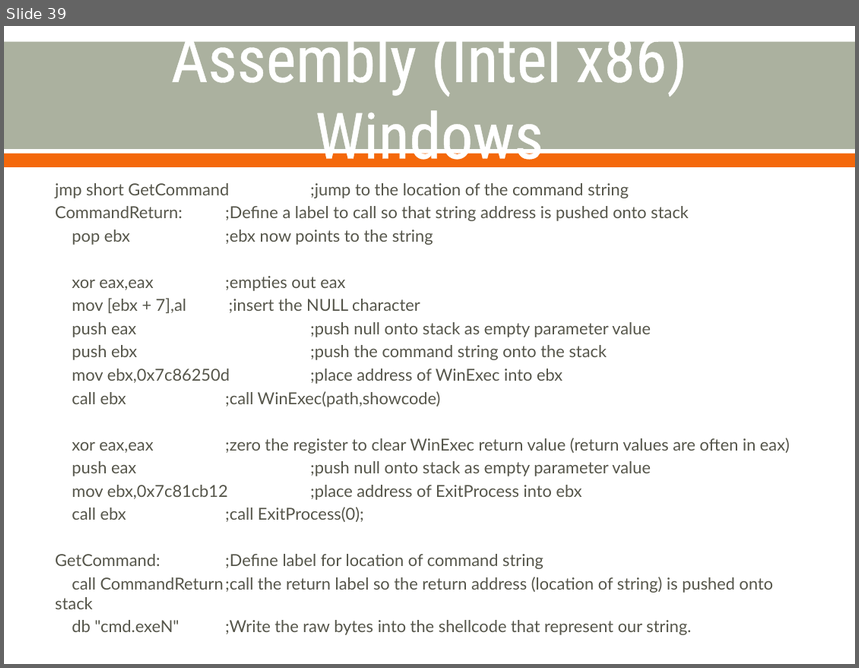
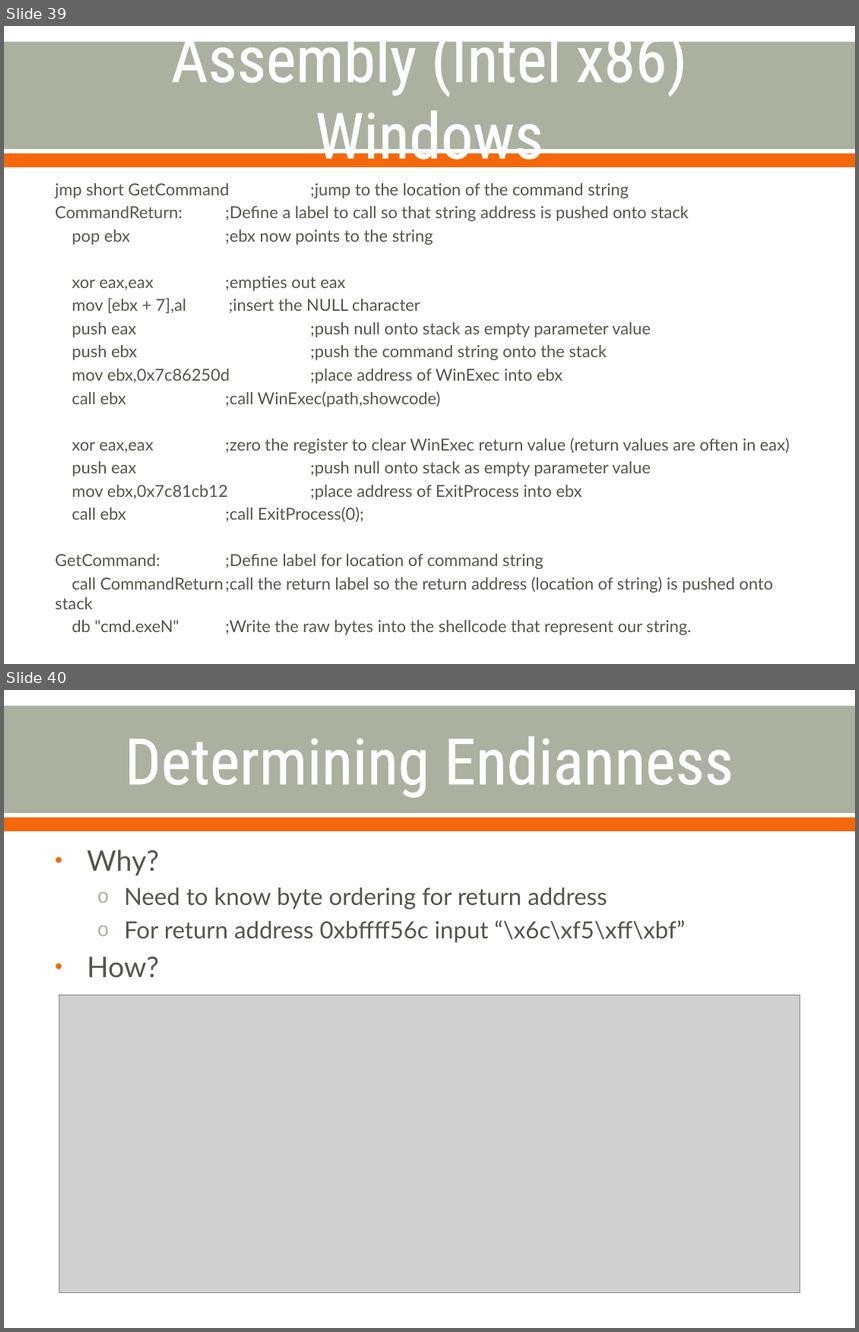
Before and after one commit to cornwe19/cse825, a slide deck: Buffer Overflow Attacks.pptx. Shown one above the other, each under a label of ours: slide 39 before the commit, slides 39 and 40 after it. The pictures are 859x668 and 859x1332 pixels, drawn with LibreOffice and Linux fonts; fonts in the diff are those of the drawing; grey boxes stand for pictures. Boxes give left, top, right and bottom in pixels: in the first picture for what was removed or moved away, otherwise in the second. Text is boxed around its words. In the diff, an @@ line names an element or a change of style, - is before the commit and + after.

Commit message:
Updating the doc and adding an endiannes check slide to the ppt.

```diff
--- a/Buffer Overflow Attacks.pptx
+++ b/Buffer Overflow Attacks.pptx
@@ slide 40 added at (4,690,855,1328), background #FFFFFF; not listed: 2 template elements that a slide beside it also shows @@
@@ title added at (125,736,734,798), 54 pt, text #FFFFFF @@
+Determining Endianness
@@ text added at (87,850,685,978), 20 pt, text #55554A @@
+• Why?
+  o Need to know byte ordering for return address
+  o For return address 0xbffff56c input “\x6c\xf5\xff\xbf”
+• How?
@@ picture added at (59,995,800,1293) @@
```
Also in this commit, not shown: 1 other file.
